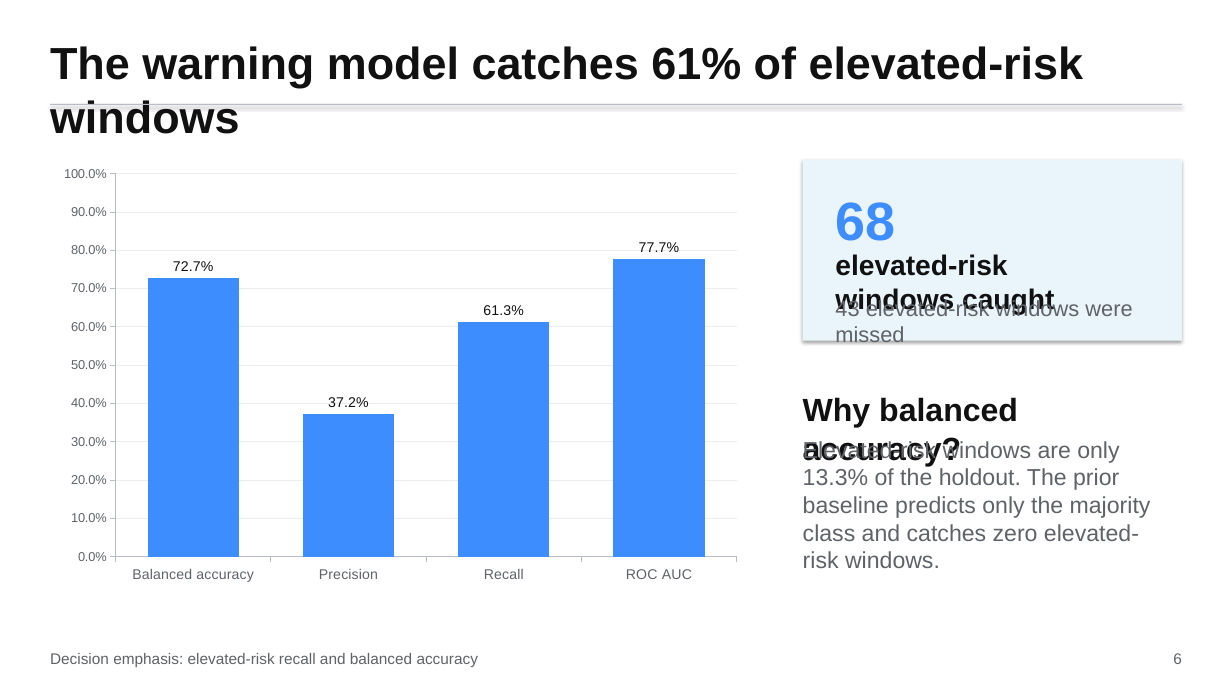
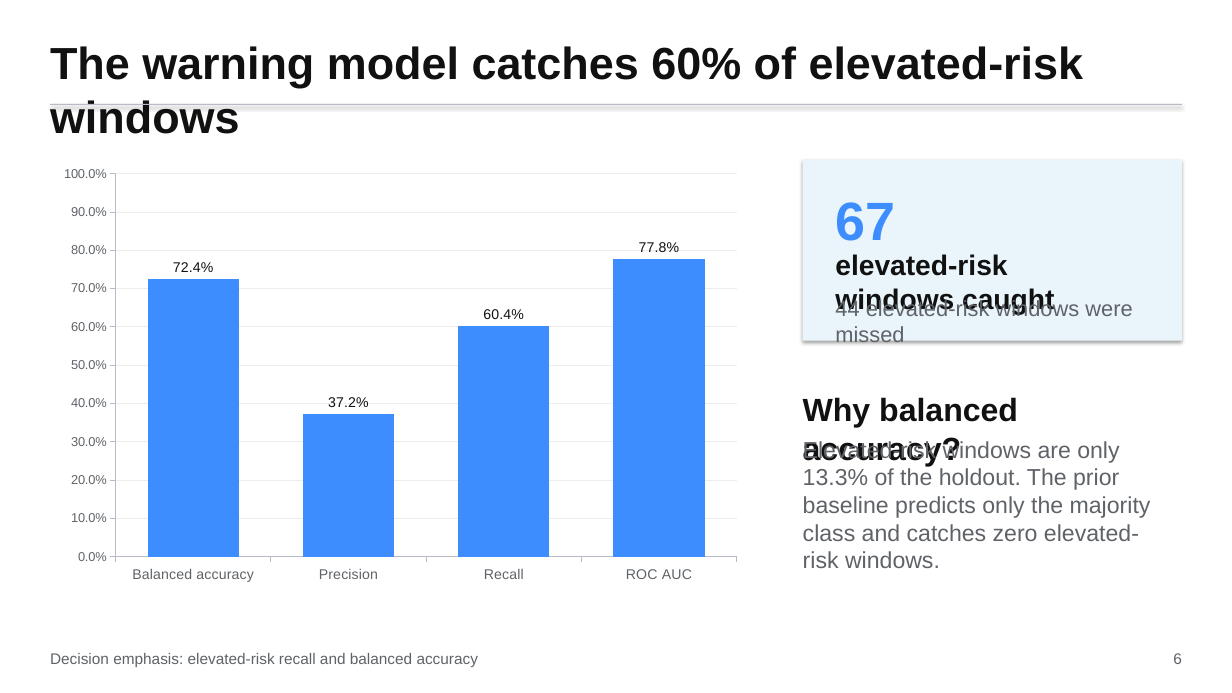
Before and after one commit to pdwi2020/bootcamp_paritosh_dwivedi, a slide deck: slide 6 of project/reports/stakeholder_presentation.pptx. Drawn at 1232x693 pixels with LibreOffice and Linux fonts; fonts in the diff are those of the drawing. Boxes give left, top, right and bottom in pixels: in the first picture for what was removed or moved away, otherwise in the second. Text is boxed around its words. In the diff, an @@ line names an element or a change of style, - is before the commit and + after.

```diff
--- a/project/reports/stakeholder_presentation.pptx
+++ b/project/reports/stakeholder_presentation.pptx
@@ text at [50, 46, 1084, 134]: text changed @@
-The warning model catches 61% of elevated-risk windows
+The warning model catches 60% of elevated-risk windows
@@ column chart at [50, 158, 750, 592] @@
@@ Series 1, Balanced accuracy: 72.7 to 72.4 @@
@@ Series 1, Recall: 61.3 to 60.4 @@
@@ Series 1, ROC AUC: 77.7 to 77.8 @@
@@ text at [835, 202, 895, 241]: text changed @@
-68
+67
@@ text at [835, 299, 1132, 343]: text changed @@
-43 elevated-risk windows were missed
+44 elevated-risk windows were missed
```
Also in this commit, not shown: 5 other slides changed, 26 other files.
